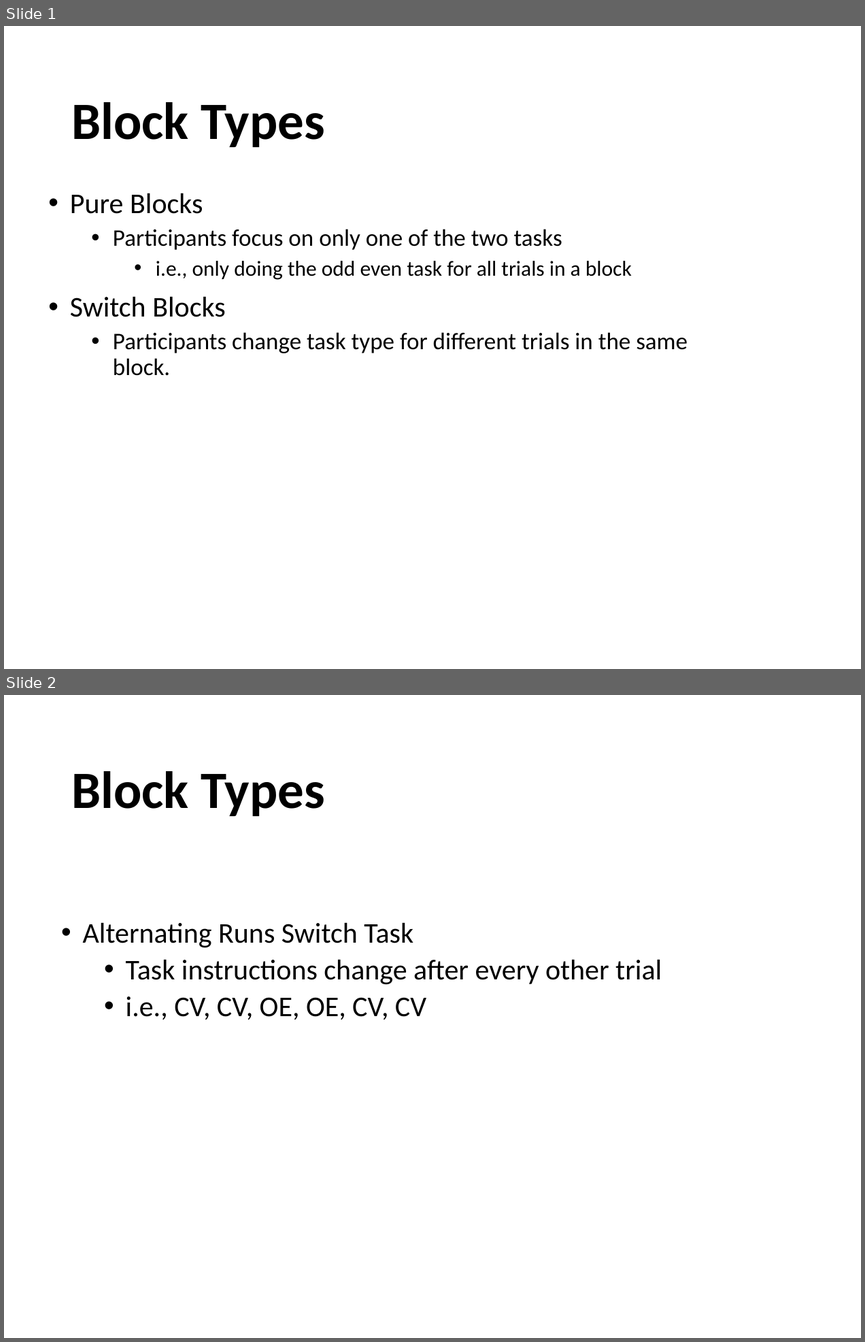
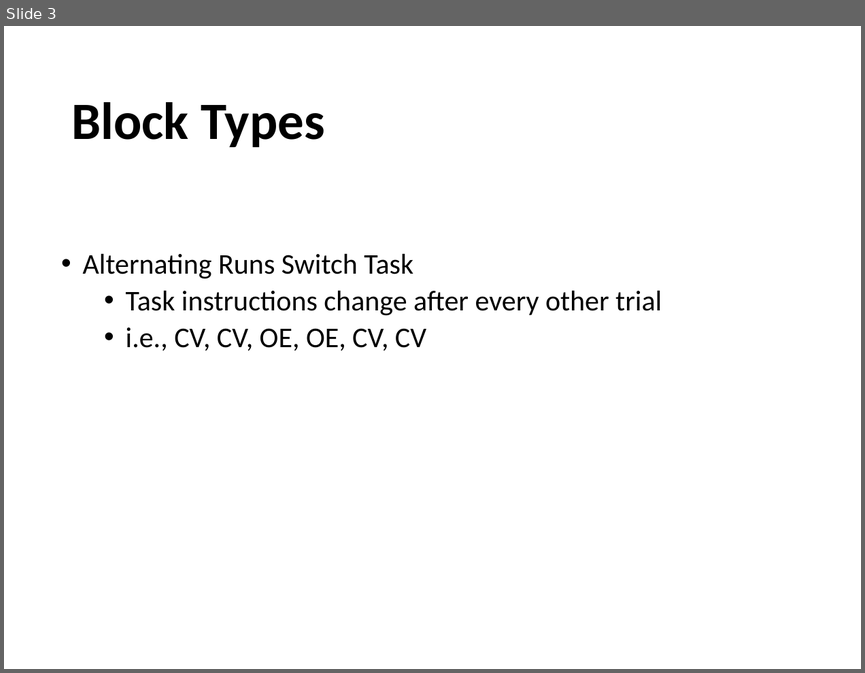
Before and after one commit to npm27/CVOE-2021, a slide deck: Lab Meeting 10_28_21.pptx. Shown one above the other, each under a label of ours: slides 1 and 2 before the commit, slide 3 after it. The pictures are 865x1342 and 865x673 pixels, drawn with LibreOffice and Linux fonts; fonts in the diff are those of the drawing. Boxes give left, top, right and bottom in pixels: in the first picture for what was removed or moved away, otherwise in the second. Text is boxed around its words. In the diff, an @@ line names an element or a change of style, - is before the commit and + after.

```diff
--- a/Lab Meeting 10_28_21.pptx
+++ b/Lab Meeting 10_28_21.pptx
@@ slide 1 removed at (4, 26, 861, 669), background #FFFFFF @@
@@ title removed at (71, 102, 325, 147) @@
-Block Types
@@ text removed at (70, 193, 687, 376) @@
-• Pure Blocks
-  • Participants focus on only one of the two tasks
-    • i.e., only doing the odd even task for all trials in a block
-• Switch Blocks
-  • Participants change task type for different trials in the same block.
@@ what was slide 2 is now slide 3 @@
```
Also in this commit, not shown: 4 slides added, 2 other slides removed, 4 other files.
